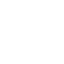
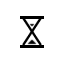
Two versions of the same layered image (64 x 64). Layer-by-layer changes:
added group "hourglass" (1st of 2) with 4 layers above "hourglass" over [20, 16, 44, 48]
added layer "fill top" in group "hourglass" over [29, 23, 35, 27]
added layer "fill bottom" in group "hourglass" over [27, 39, 37, 45]
added layer "diagonal" in group "hourglass" over [22, 17, 42, 46]
added layer "base" in group "hourglass" over [20, 16, 44, 48]
moved "hourglass-fill-top" into group "hourglass", painted on it over [27, 21, 37, 28]
moved "hourglass-fill-bottom" into group "hourglass", painted on it over [24, 38, 40, 47]
moved "hourglass-diagonal" into group "hourglass", painted on it over [20, 16, 44, 48]
moved "hourglass-base" into group "hourglass", painted on it over [20, 16, 44, 48]
added layer "inner" above "outer" over [20, 16, 44, 48]
